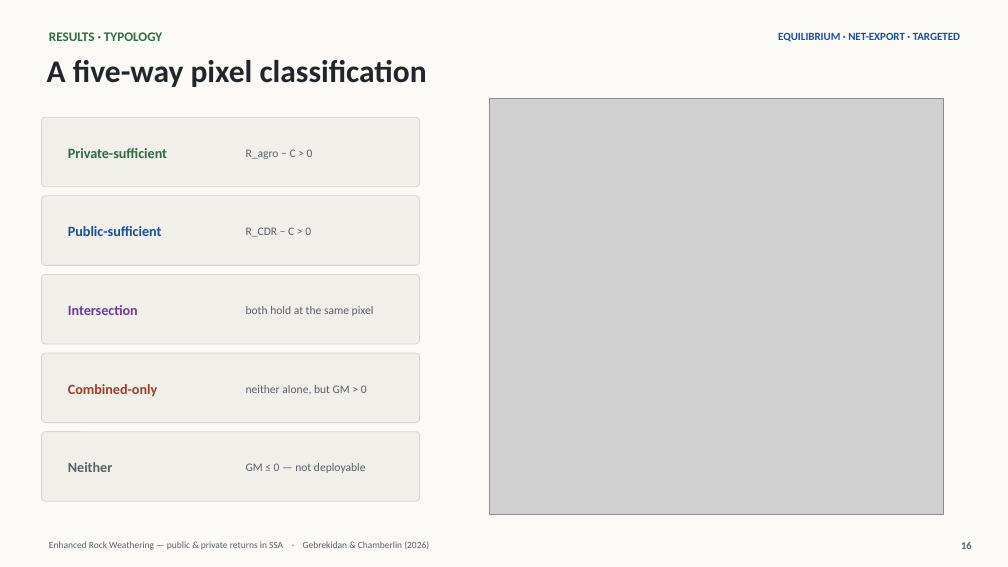
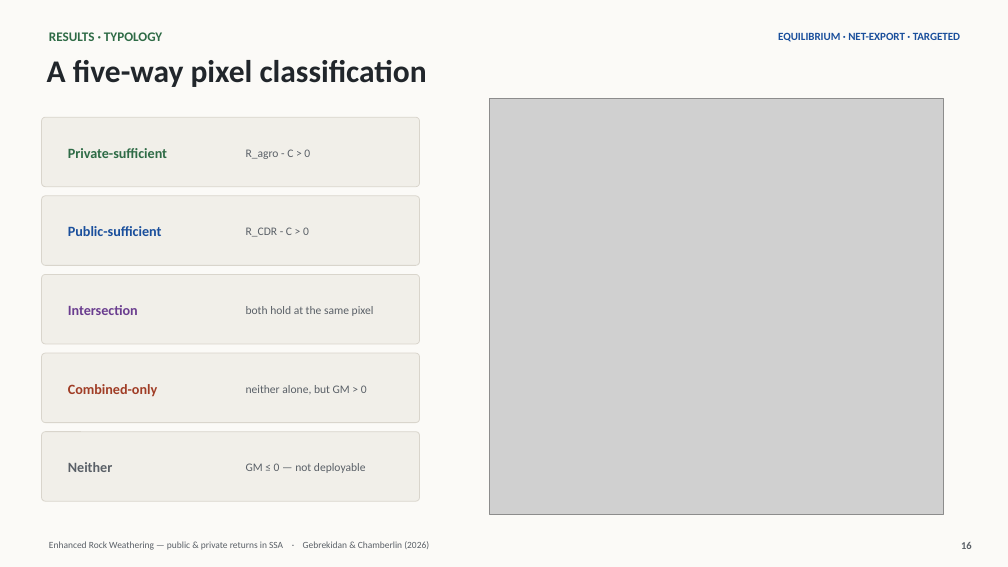
Before and after one commit to chamb244/erw-exante-v2, a slide deck: slide 16 of paper/ERW_public_private_returns_walkthrough.pptx. Drawn at 1008x567 pixels with LibreOffice and Linux fonts; fonts in the diff are those of the drawing; grey boxes stand for pictures. Boxes give left, top, right and bottom in pixels: in the first picture for what was removed or moved away, otherwise in the second. Text is boxed around its words. In the diff, an @@ line names an element or a change of style, - is before the commit and + after.

```diff
--- a/paper/ERW_public_private_returns_walkthrough.pptx
+++ b/paper/ERW_public_private_returns_walkthrough.pptx
@@ text at (246, 149, 310, 159): text changed @@
-R_agro − C > 0
+R_agro - C > 0
@@ text at (246, 227, 309, 237): text changed @@
-R_CDR − C > 0
+R_CDR - C > 0
```
Also in this commit, not shown: 6 other slides changed, 4 other files.
